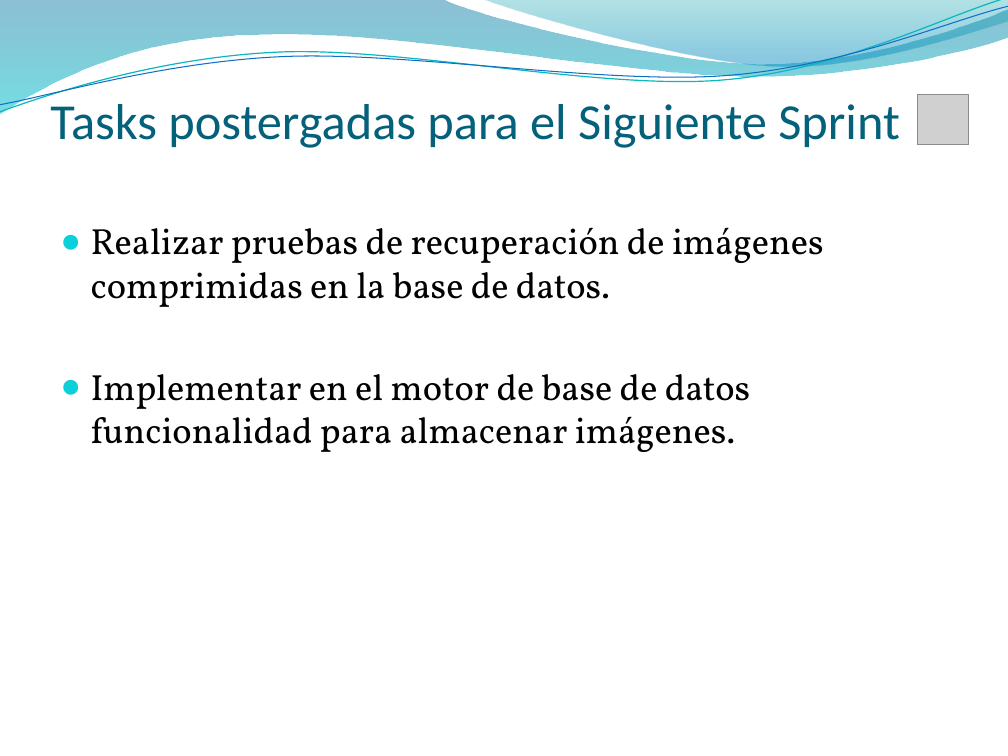
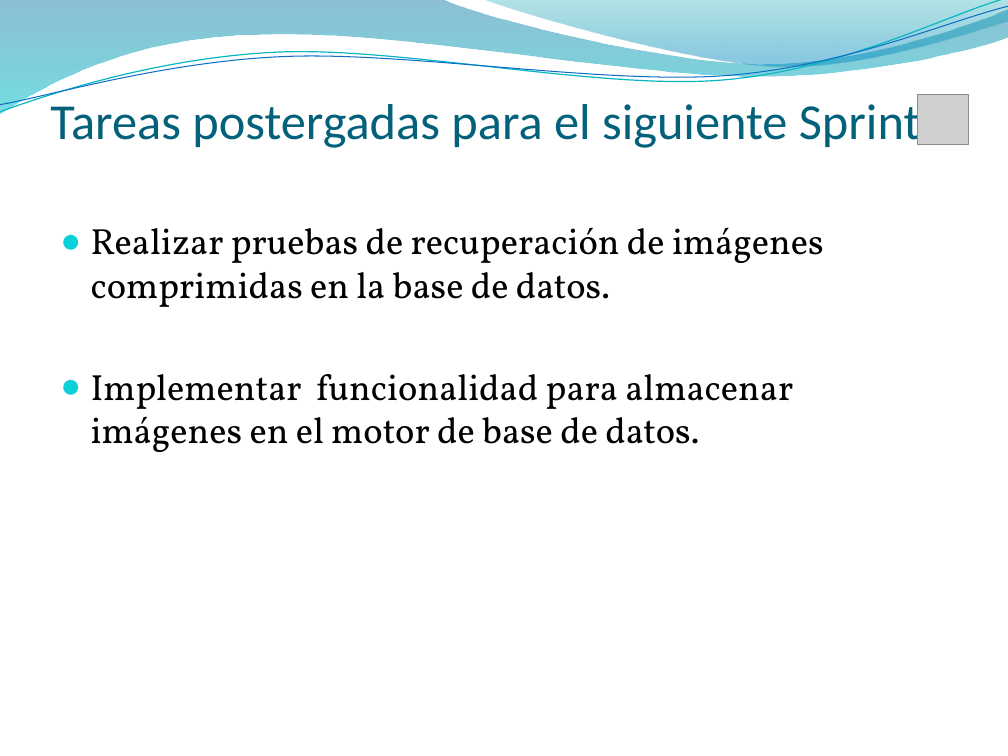
Before and after one commit to elcapo04/utn-frc-dlc-2011-liberal-peker, a slide deck: slide 9 of Proyecto final/SprintsDevelopment/Branch 02/DocumentosAEntregar/Sprint 02.pptx. Drawn at 1008x756 pixels with LibreOffice and Linux fonts; fonts in the diff are those of the drawing; grey boxes stand for pictures; background and template pictures are left out. Boxes give left, top, right and bottom in pixels: in the first picture for what was removed or moved away, otherwise in the second. Text is boxed around its words. In the diff, an @@ line names an element or a change of style, - is before the commit and + after.

```diff
--- a/Proyecto final/SprintsDevelopment/Branch 02/DocumentosAEntregar/Sprint 02.pptx
+++ b/Proyecto final/SprintsDevelopment/Branch 02/DocumentosAEntregar/Sprint 02.pptx
@@ title at (50,98,921,148): text changed @@
-Tasks postergadas para el Siguiente Sprint
+Tareas postergadas para el siguiente Sprint
@@ text at (91,374,793,452): text changed @@
-● Implementar en el motor de base de datos funcionalidad para almacenar imágenes.
+● Implementar funcionalidad para almacenar imágenes en el motor de base de datos.
```
Also in this commit, not shown: 5 other slides changed.
